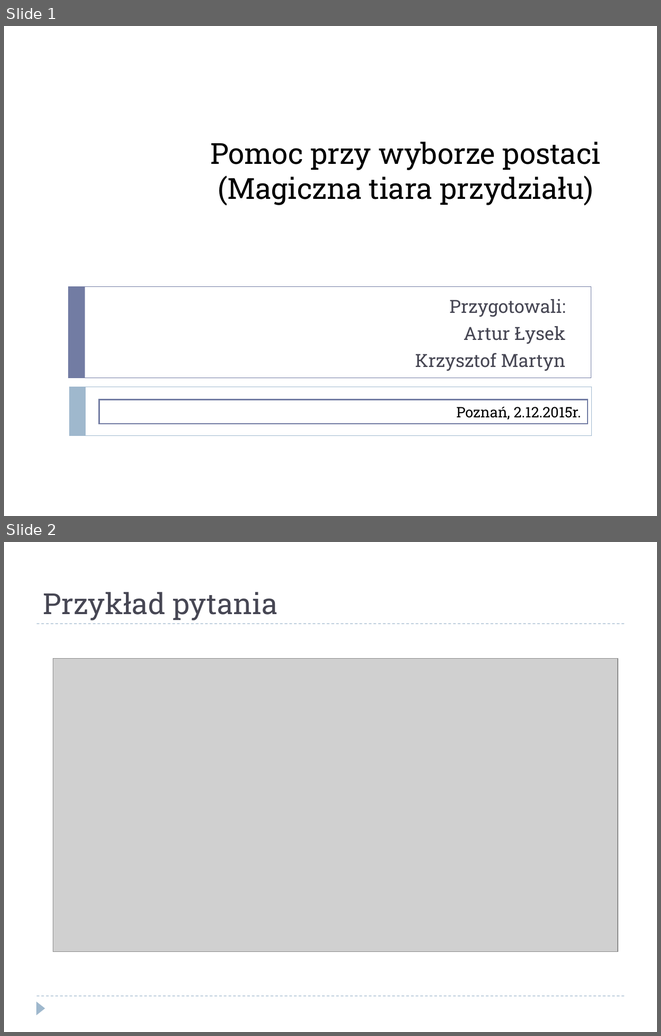
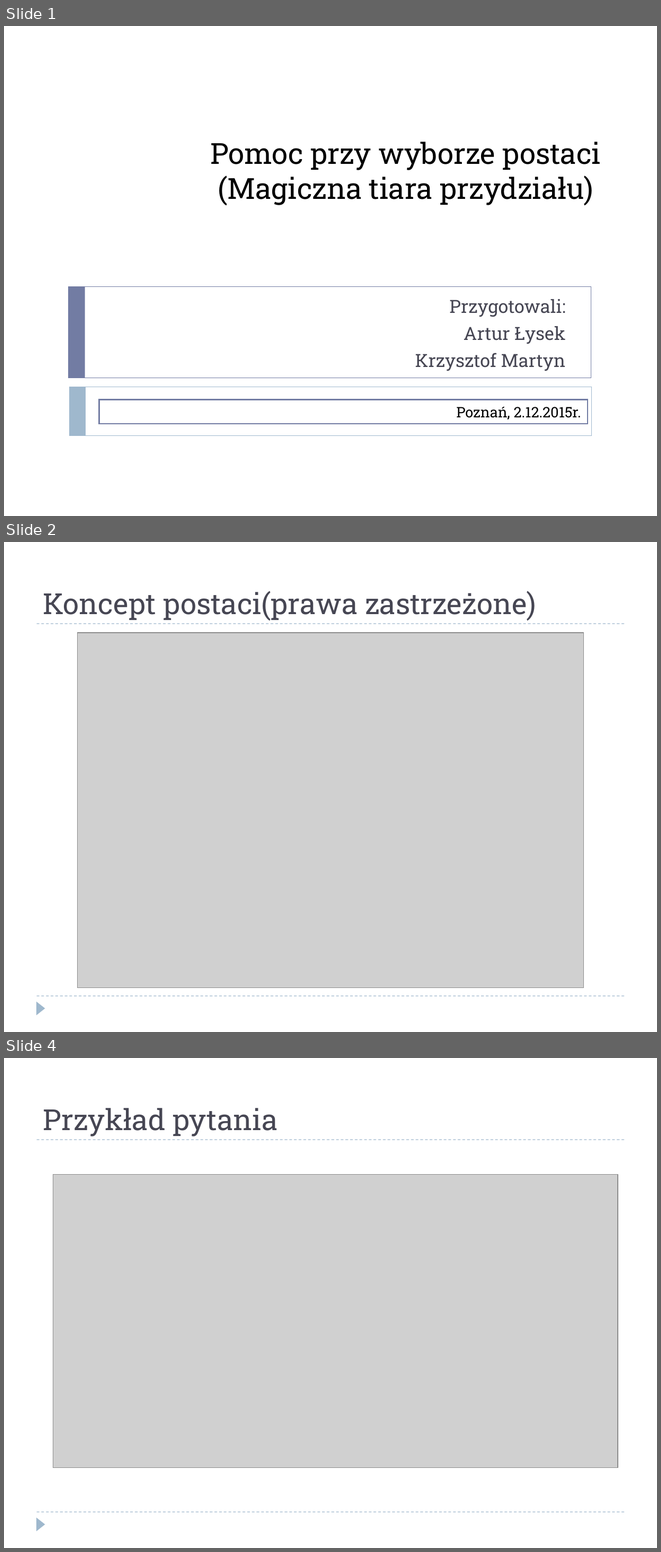
Before and after one commit to Ar2s/SystemExpercki, a slide deck: Prezentacja.ppt. Shown one above the other, each under a label of ours: slides 1 and 2 before the commit, slides 1, 2 and 4 after it; the slides between them are not shown. The pictures are 661x1036 and 661x1552 pixels, drawn with LibreOffice and Linux fonts; fonts in the diff are those of the drawing; grey boxes stand for pictures. Boxes give left, top, right and bottom in pixels: in the first picture for what was removed or moved away, otherwise in the second. Text is boxed around its words. In the diff, an @@ line names an element or a change of style, - is before the commit and + after.

```diff
--- a/Prezentacja.ppt
+++ b/Prezentacja.ppt
@@ slide 2 added at [4,542,657,1032], background #FFFFFF; not listed: 3 template elements that a slide beside it also shows @@
@@ title added at [43,591,536,620], 32 pt, text #464653 @@
+Koncept postaci(prawa zastrzeżone)
@@ picture added at [78,633,584,987] @@
@@ what was slide 2 is now slide 4 @@
```
Also in this commit, not shown: 1 other slide added, 9 other files.
